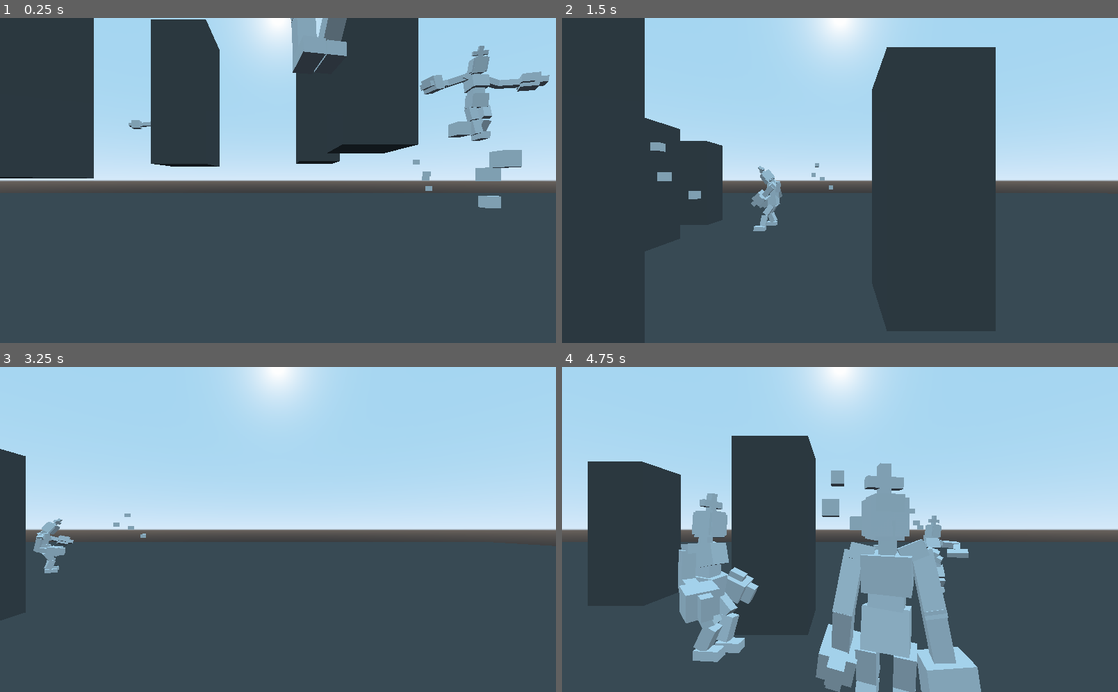
Above: before the commit, frames 1-4 (two rows, left to right).
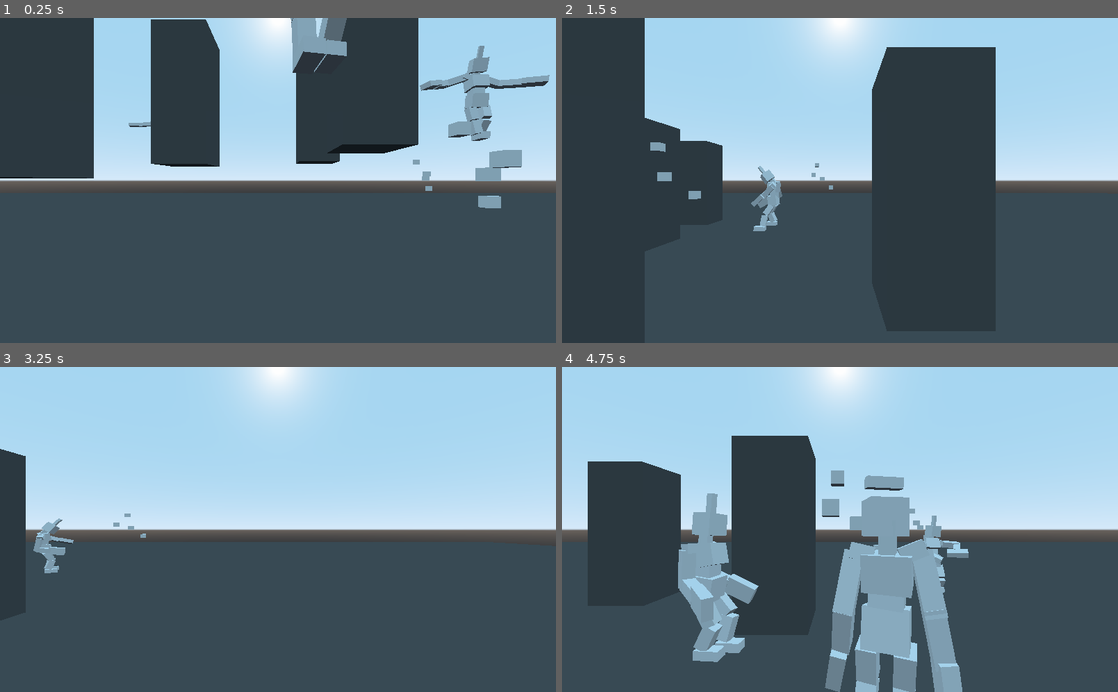
Above: after the commit, the same moments.

Repository: Schonn/GodotActiveRagdoll
Game: Godot game, scene res://Environments/BaseWorld.tscn
Two runs of this game, one before a commit and one after it. Both use one fixed random seed, a clock stepped at 60 frames per second and the inputs below.
Inputs (mouse positions are in pixels of both pictures, inside the frame that each line leads up to):
- Up to frame 1 (0.25 s): no input
- Up to frame 2 (1.5 s): move the mouse to (962, 164) at 0.52 s; hold D (gred_straferight) 0.53-1.28 s; hold Right mouse button (gred_playerpickup) 0.53-1.28 s; move the mouse to (728, 196) at 1.27 s; hold S (gred_backwards) from 1.28 s (still down); click (728, 196) at 1.35 s
- Up to frame 3 (3.25 s): move the mouse to (333, 458) at 2.02 s; release S (gred_backwards) at 2.03 s; hold D (gred_straferight) 2.03-2.78 s; hold Right mouse button (gred_playerpickup) 2.03-2.78 s; move the mouse to (250, 594) at 2.77 s; hold W (gred_forwards) from 2.78 s (still down); click (250, 594) at 2.85 s
- Up to frame 4 (4.75 s): move the mouse to (1006, 578) at 3.52 s; release W (gred_forwards) at 3.53 s; hold Right mouse button (gred_playerpickup) 3.53-4.28 s; hold A (gred_strafeleft) from 3.53 s (still down); move the mouse to (673, 480) at 4.27 s; click (673, 480) at 4.35 s

The runs differ from the first frame. In frame 1, 0.3% of the frame differs, in the area x 23-98%, y 9-35%; in frame 2, less than 0.1%; in frame 3, less than 0.1%; in frame 4, 2.3%, in the area x 21-76%, y 29-100%.
Error in both runs: Invalid call to function 'project_position' in base 'Camera'. Expected 2 arguments. (res://Objects/Characters/Player/Player.gd:37)

Commit message:
made swap trigger naming consistent

Diff:
--- a/charactersim/Objects/Characters/BaseCharacter/baseCharacterScript.gd
+++ b/charactersim/Objects/Characters/BaseCharacter/baseCharacterScript.gd
@@ -360,17 +360,18 @@
 													["reattachDelayMax",500]
 												],
 								"meshSwapAttach":[
-													["meshSwapType","attachSwap"]
+													["meshSwapType","attachMesh"]
 												],
 								"meshSwapExpressionBlinking":[
-													["meshSwapType","expressiveSwapBlink"]
+													["meshSwapType","expressiveMeshBlinking"]
 												],
 								"meshSwapStartRandom":[
-													["meshSwapType","randomInitialSwap"]
+													["meshSwapType","randomInitialMesh"]
 												],
 								"meshSwapWave":[
 													["meshSwapType","specificMesh"],
-													["specificMeshObject",self.get_node("HandLeft/meshes_default/mesh_wave")]
+													["specificMeshObject",self.get_node("HandLeft/meshes_default/mesh_wave")],
+													["specificMeshDisplayTimeMax",400]
 												]
 								}
 
